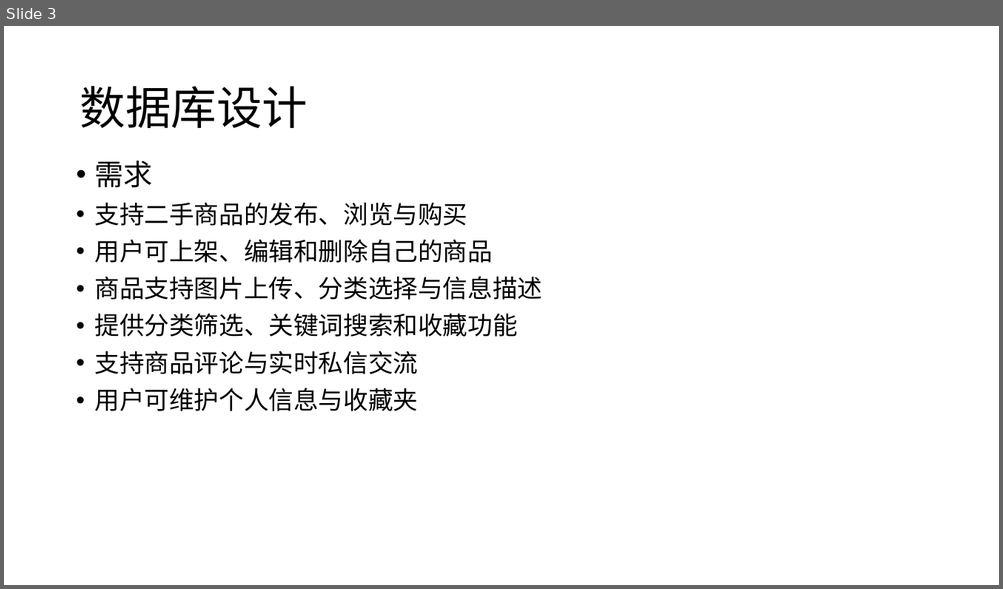
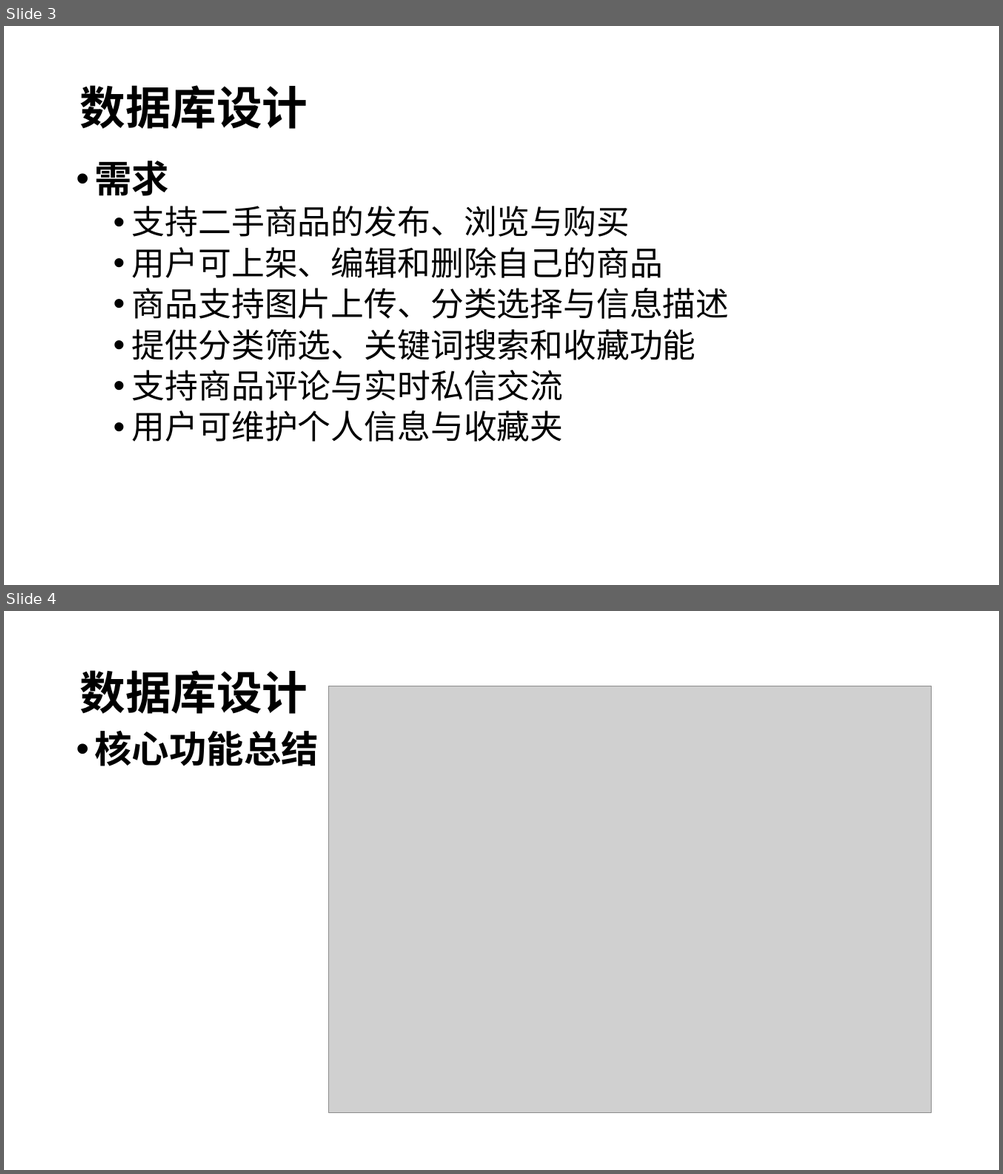
Before and after one commit to XiaCang/BuaaDB, a slide deck: doc/答辩.pptx. Shown one above the other, each under a label of ours: slide 3 before the commit, slides 3 and 4 after it. The pictures are 1003x589 and 1003x1174 pixels, drawn with LibreOffice and Linux fonts; fonts in the diff are those of the drawing; grey boxes stand for pictures; background and template pictures are left out. Boxes give left, top, right and bottom in pixels: in the first picture for what was removed or moved away, otherwise in the second. Text is boxed around its words. In the diff, an @@ line names an element or a change of style, - is before the commit and + after.

```diff
--- a/doc/答辩.pptx
+++ b/doc/答辩.pptx
@@ slide 4 added at [4, 611, 999, 1170], background picture (left out) @@
@@ title added at [79, 670, 307, 714], 44 pt, text #000000, bold @@
+数据库设计
@@ picture added at [329, 686, 931, 1113] @@
@@ text added at [95, 731, 318, 766], 36 pt, text #000000, bold @@
+• 核心功能总结
@@ slide 3 changed as well @@
@@ title "数据库设计" at [79, 85, 307, 129]: bold on @@
@@ text "需求" at [95, 161, 729, 442]: size 28 to 36 pt, bold on in "需求"; size 24 to 32 pt; list level 1 to 2 in "支持二手商品的发布、浏览与购买"; list level 1 to 2 in "用户可上架、编辑和删除自己的商品"; list level 1 to 2 in "商品支持图片上传、分类选择与信息描述"; list level 1 to 2 in "提供分类筛选、关键词搜索和收藏功能"; list level 1 to 2 in "支持商品评论与实时私信交流"; list level 1 to 2 in "用户可维护个人信息与收藏夹" @@
```
Also in this commit, not shown: 12 other slides changed, 6 other slides added, 2 slides removed.
